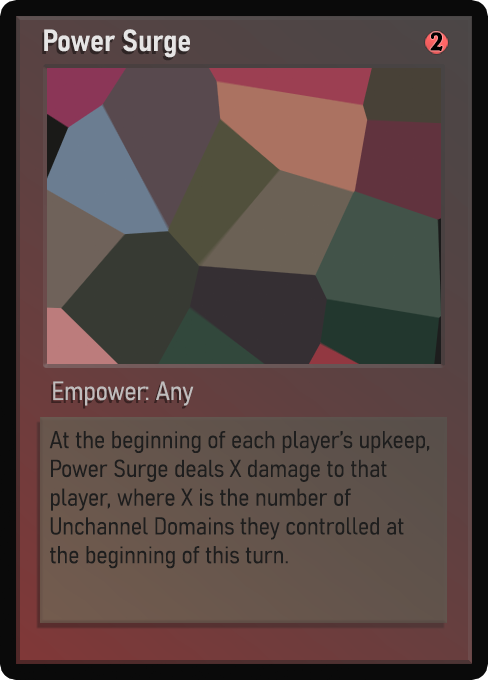
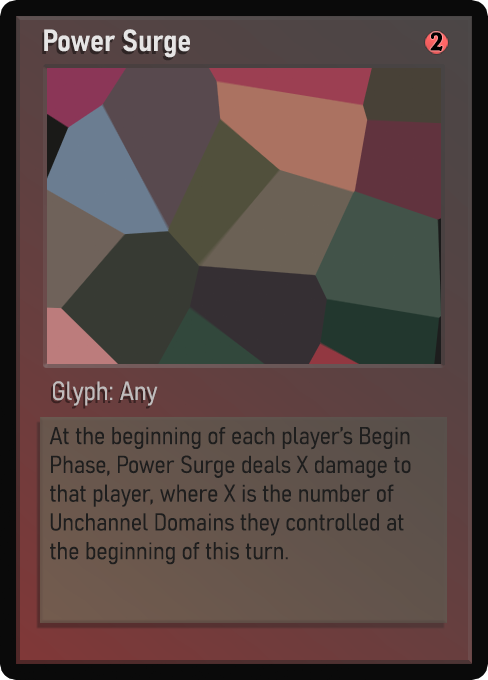
Before/after of a 488px x 680px layered artwork. What changed in the layer stack:
painted on "Class" over [53, 381, 194, 406]
painted on "Desc_norm" over [49, 427, 430, 569]
